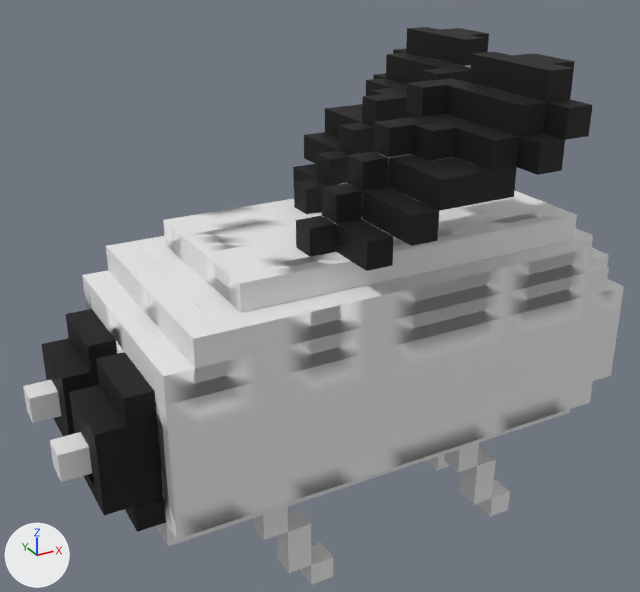
One commit to the FBX model Assets/3D Assets/fly.fbx: the scene before it, then after it.
Rendered twice from a 50 mm lens placed at (-7.09, -11.93, 6.58), pointed at (-0.41, 0.21, 0.5). Lighting does not change. The marker at lower left points along +X, +Y and +Z. Where no turn or scale is listed for an object, it has been applied to the vertices.
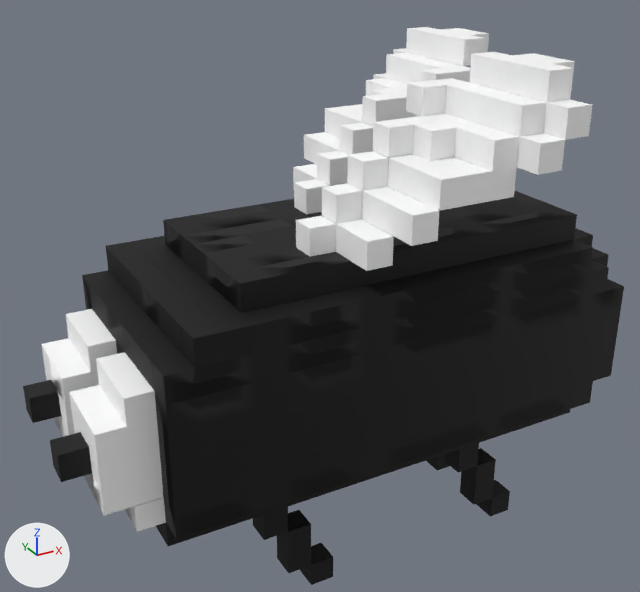
The change in detail:
Material 'black.002' (mat_black_002) changes colour from black #000000 to white #ffffff; in linear values from (0.0, 0.0, 0.0) to (1.0, 1.0, 1.0).
Material 'white' (mat_white) changes colour from white #e7e7e7 to black #000000; in linear values from (0.8, 0.8, 0.8) to (0.0, 0.0, 0.0).

Pixel boxes [x1, y1, x2, y2] of what changed, in the pictures (640 x 592 px):
'Cube.1338', recoloured: [23, 27, 624, 585] in both
